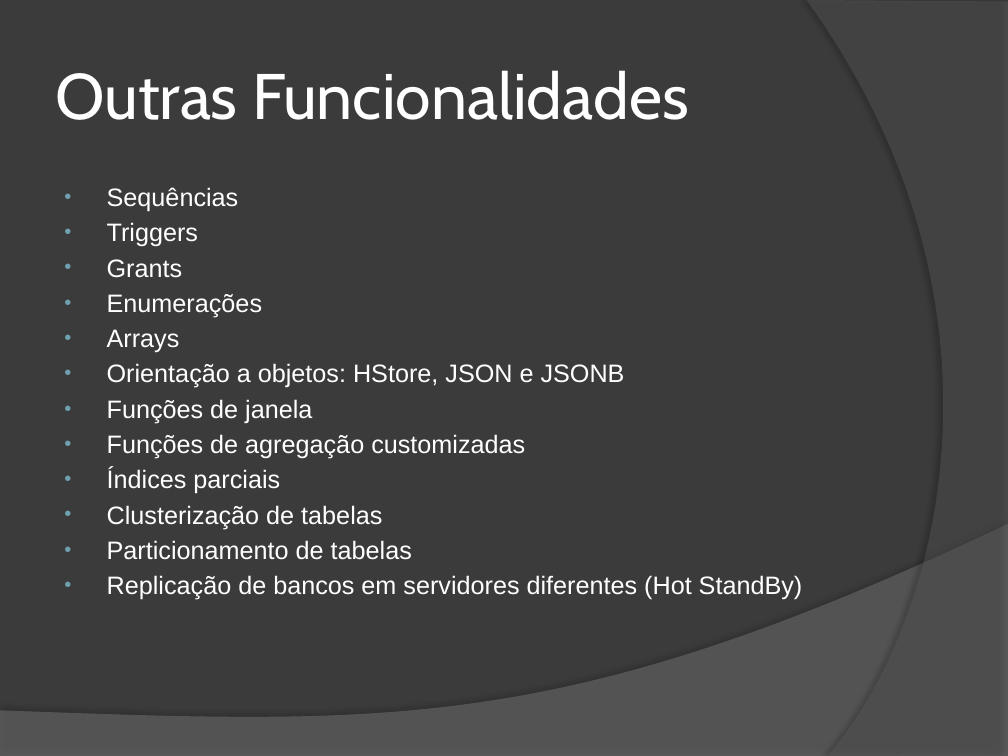
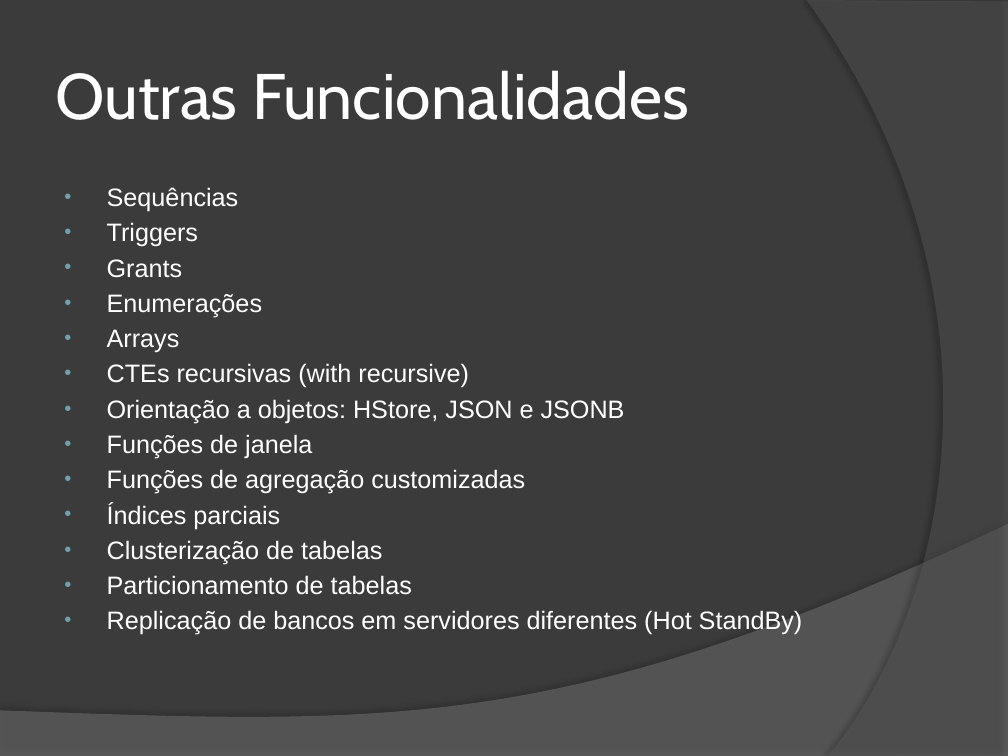
Before and after one commit to wind39/wind39.github.io, a slide deck: slide 33 of curso/modulo3capitulo5.pptx (slide 26 before the commit). Drawn at 1008x756 pixels with LibreOffice and Linux fonts; fonts in the diff are those of the drawing. Boxes give left, top, right and bottom in pixels: in the first picture for what was removed or moved away, otherwise in the second. Text is boxed around its words. In the diff, an @@ line names an element or a change of style, - is before the commit and + after.

```diff
--- a/curso/modulo3capitulo5.pptx
+++ b/curso/modulo3capitulo5.pptx
@@ text at (x1=107, y1=363, x2=469, y2=388): paragraph added @@
+• CTEs recursivas (with recursive)
```
Also in this commit, not shown: 7 other slides changed, 7 slides added, 4 other files.
